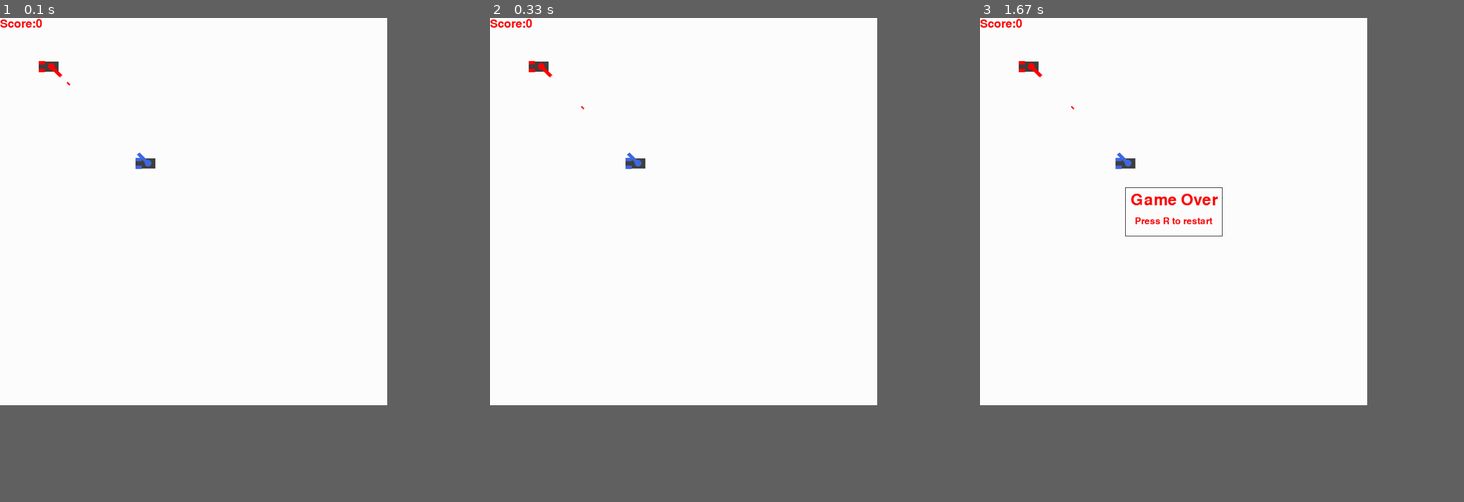
Above: before the commit, frames 1-3 (left to right).
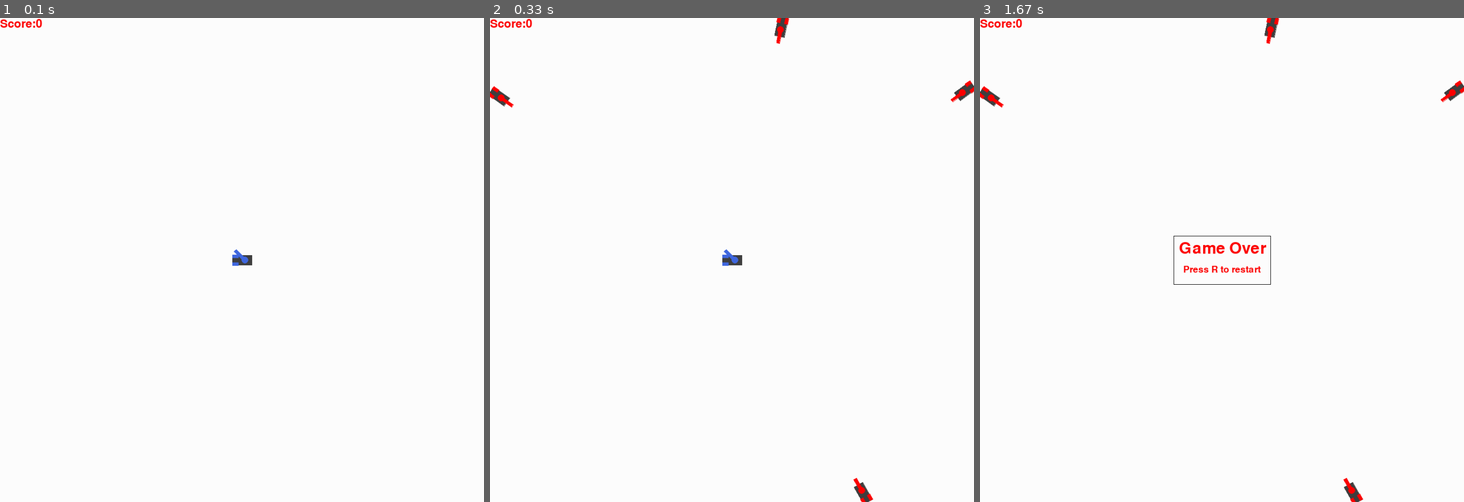
Above: after the commit, the same moments.

Repository: Servaretures/PyGame
Game: pygame game, started from Main.py
The game is run twice, just before and just after one commit, with the same random seed, the same clock (stepped at 60 frames per second) and the same inputs.
Inputs:
- Up to frame 1 (0.1 s): no input
- Up to frame 2 (0.33 s): no input
- Up to frame 3 (1.67 s): tap R at 0.33 s
In our replay, the window is 720x720 before the commit and 900x900 after it. These sizes can differ from the game's own. Grey fills any space a smaller window leaves; there, only what the larger window draws over its background counts as a difference.

The runs differ from the first frame. In frame 1, 0.3% of the frame differs, in the area x 8-53%, y 8-52%; in frame 2, 0.7%; in frame 3, 1.5%, in the area x 0-100%, y 0-100%.

Commit message:
Гра готов

Diff:
--- a/Controll.py
+++ b/Controll.py
@@ -42,8 +42,9 @@
         bul.transform.position = obj.ChildObjects[obj.Tower].transform.GlobalPos(obj)
         bul.transform.rotation = obj.ChildObjects[obj.Tower].transform.rotation
         bul.transform.position += Types.Vector2.Forward(bul.transform) * Types.Vector2(25,25)
+        bul.mesh.color = (0,255,0)
         window.AddObject(bul)
-        ColdDown_thread = threading.Thread(target=Types.ShootColdDown, args=(obj.ReloadSpeed,obj))
+        ColdDown_thread = threading.Thread(target=Types.ShootColdDown, args=(obj.ReloadSpeed,obj),daemon=True)
         ColdDown_thread.start()
         pass
 def AllControll(obj,window):
--- a/Draw.py
+++ b/Draw.py
@@ -21,8 +21,12 @@
 def DrawCircle(Surface,Transform,Mesh,color):
     pygame.draw.circle(Surface,color,Transform,Mesh)
 
-def DrawObjects(Surface,GameObjects):
+def DrawObjects(Window,GameObjects):
+    Surface = Window.Surfuse
     for gameObject in GameObjects:
+        if(gameObject.transform.position.x < 0 or gameObject.transform.position.y < 0 or gameObject.transform.position.y > Window.BorderY or
+                gameObject.transform.position.x > Window.BorderX):
+            continue
         if (type(gameObject.mesh.vertexes) == float):
             DrawCircle(Surface,gameObject.transform.position.ToArray() , gameObject.mesh.vertexes * gameObject.transform.scale.x,gameObject.mesh.color)
         else:
--- a/GameObjects.py
+++ b/GameObjects.py
@@ -13,7 +13,7 @@
         pass
 
 class Tank(GameObject):
-    def __init__(self,tag = "Tank",RotSpeed = 0.2,speed = 2 ,Color = (64,64,64),Color2 = (65,105,225),scale = Types.Vector2(1,1),ReloadSpeed = 1, Ai = None, AttackDistance = 200):
+    def __init__(self,tag = "Tank",RotSpeed = 0.15,speed = 3 ,Color = (64,64,64),Color2 = (65,105,225),scale = Types.Vector2(1,1),ReloadSpeed = 1, Ai = None, AttackDistance = 200):
         self.Tower = 3
         self.transform = Types.Transform(Types.Vector2(300,300),0,Types.Vector2(10,5)*scale)
         self.collider = Types.RectCollider(Types.MeshBox[0]*self.transform.scale,Types.MeshBox[2]*self.transform.scale,self)
@@ -50,6 +50,7 @@
         self.transform.position += Types.Vector2.Forward(self.transform) * Types.Vector2(self.speed,self.speed)
 class Blow(GameObject):
     def __init__(self,scale = Types.Vector2(7,7),Color = (255,0,0),Color2 = (255,255,0),Time = 0.7):
+        self.Tag= "Blow"
         self.Time = Time
         self.transform = Types.Transform(Types.Vector2(300, 300), 0, Types.Vector2(2, 2) * scale)
         self.collider = None
@@ -60,7 +61,7 @@
 
         self.ChildObjects = (CObj1,)
         self.MaxScale = [self.transform.scale, CObj1.transform.scale]
-        ColdDown_thread = threading.Thread(target=Types.BlowUp, args=(self,))
+        ColdDown_thread = threading.Thread(target=Types.BlowUp, args=(self,),daemon=True)
         ColdDown_thread.start()
 
     def Do(self,window = None):
--- a/Main.py
+++ b/Main.py
@@ -8,6 +8,7 @@
 from Types import *
 import Draw
 import  Controll
+import threading
 pygame.font.init()
 def GetAnswer():
     for event in pygame.event.get():
@@ -28,31 +29,38 @@
                 sys.exit()
 
 def Game():
-    NewGame = Window.window(800, 800)
 
+    NewGame = Window.window(1000, 1000)
+    pygame.display.set_caption('ТАНК')
+    Icon = pygame.image.load('ico.png')
+    pygame.display.set_icon(Icon)
 
-    obj = GameObjects.Tank(scale=Vector2(2, 2), tag="Hero")
+    obj = GameObjects.Tank(scale=Vector2(2, 2), tag="Hero",ReloadSpeed=0.2)
+    obj.transform.position = Vector2(NewGame.BorderX/2, NewGame.BorderY/2)
     NewGame.AddObject(obj)
+    #TestBot = GameObjects.Tank(scale=Vector2(2, 2), Color2=(255, 0, 0), Ai=obj, speed=0.003, AttackDistance=300,ReloadSpeed=3)
+    #TestBot.transform.position = Vector2(NewGame.BorderX/2, NewGame.BorderY/2)
+    #NewGame.AddObject(TestBot)
+    Destroy = False
+    ColdDown_thread = threading.Thread(target=NewGame.EnemySpawn, args=(obj,lambda :Destroy, ),daemon=True)
+    ColdDown_thread.start()
+    c = 0
+    while (not NewGame.End):
 
-    TestBot = GameObjects.Tank(scale=Vector2(2, 2), Color2=(255, 0, 0), Ai=obj, speed=0.003, AttackDistance=300,
-                               ReloadSpeed=3)
-    TestBot.transform.position = Vector2(100, 100)
-    NewGame.AddObject(TestBot)
-
-    # TestBlow = GameObjects.Blow(scale=Vector2(10,10))
-    # NewGame.AddObject(TestBlow)
-    ####Test
-    ####
-    while (not NewGame.End):
         NewGame.Update()
         Controll.AllControll(obj, NewGame)
         NewGame.ObjectsDo()
-        NewGame.UpdateCollider()
-        if(GetAnswer()):
+        if(c == 3):
+            NewGame.UpdateCollider()
+            c = 0
+        c+=1
+        if(GetAnswer() or NewGame.Score == 40):
             break
+    Destroy = True
     return NewGame
 while(True):
     End = Game()
+    str = "Game Over" if End.Score < 40 else "Win"
 
     pygame.draw.polygon(End.Surfuse,(255,255,255), ((End.BorderX/2-100,End.BorderY/2-50),(End.BorderX/2-100,End.BorderY/2+50),
                                               (End.BorderX/2+100,End.BorderY/2+50),(End.BorderX/2+100,End.BorderY/2-50)))
@@ -60,7 +68,7 @@
                         ((End.BorderX / 2 - 100, End.BorderY / 2 - 50), (End.BorderX / 2 - 100, End.BorderY / 2 + 50),
                          (End.BorderX / 2 + 100, End.BorderY / 2 + 50), (End.BorderX / 2 + 100, End.BorderY / 2 - 50)))
     f = pygame.font.Font(None, 48)
-    text = f.render('Game Over', True,
+    text = f.render(str, True,
                     (255, 0, 0))
     End.Surfuse.blit(text, (End.BorderX/2-89,End.BorderY/2-40))
 
--- a/Types.py
+++ b/Types.py
@@ -18,6 +18,7 @@
            EndSize = (FullScale * ((gameObject.Time) / (TimeTolIve - Calc)))
         gameObject.transform.scale = Vector2(EndSize,EndSize)
         time.sleep(0.1)
+
 
 class Vector2:
     def __init__(self,x,y):
@@ -113,12 +114,13 @@
         if(self.Myself.IsShootReady and Vector2.Distance(self.Myself.transform.position,self.Target.transform.position) < self.ShootDistance):
             obj = self.Myself
             bul = self.Bullet()
+            bul.Tag = "EnBullet"
             bul.transform.position = obj.ChildObjects[obj.Tower].transform.GlobalPos(obj)
             bul.transform.rotation = obj.ChildObjects[obj.Tower].transform.rotation
             bul.transform.position += Vector2.Forward(bul.transform) * Vector2(25, 25)
             window.AddObject(bul)
             self.Myself.IsShootReady = False
-            ColdDown_thread = threading.Thread(target=ShootColdDown, args=(obj.ReloadSpeed, obj))
+            ColdDown_thread = threading.Thread(target=ShootColdDown, args=(obj.ReloadSpeed, obj),daemon=True)
             ColdDown_thread.start()
 class Transform:
     def __init__(self,position,rotation,scale):
--- a/Window.py
+++ b/Window.py
@@ -2,9 +2,11 @@
 import Draw
 import GameObjects
 import Types
+import  time
+import  random
 class window:
 
-    def __init__(self, borderX = 600, borderY = 600, fpsRate = 60, DeleteBorder = 10):
+    def __init__(self, borderX = 600, borderY = 600, fpsRate = 60, DeleteBorder = 10,EnemySpawnTime = 5):
         pygame.init()
         pygame.font.init()
         self.DeleteBorder = DeleteBorder
@@ -17,6 +19,7 @@
         self.GameObjects = []
         self.Score = 0
         self.End = False
+        self.EnemySpawnTime = EnemySpawnTime
     def ShowScore(self):
         f = pygame.font.Font(None,36)
         text = f.render('Score:' + str(self.Score), True,
@@ -25,9 +28,10 @@
     def Update(self):
         pygame.event.get()
         self.Surfuse.fill(Draw.WHITE)
-        Draw.DrawObjects(self.Surfuse,self.GameObjects)
+        Draw.DrawObjects(self,self.GameObjects)
         self.ShowScore()
         pygame.display.update()
+        print(self.clock.get_fps())
         self.clock.tick(self.FpsRate)
     def AddObject(self,GameObject):
         self.GameObjects.append(GameObject)
@@ -43,7 +47,7 @@
     def UpdateCollider(self):
         for x in self.GameObjects:
             for y in self.GameObjects:
-                if(y != x and x.collider != None and y.collider != None and x.collider.isCollide(y.collider) and (x.Tag == "Bullet" or y.Tag == "Bullet")):
+                if(((y.Tag == "EnBullet" and x.Tag =="Hero") or (y.Tag == "Bullet" and x.Tag =="Tank")) and x.collider.isCollide(y.collider)):
                     Blow = GameObjects.Blow(scale=Types.Vector2(10, 10))
                     Blow.transform.position = x.transform.position
                     self.AddObject(Blow)
@@ -53,3 +57,29 @@
                         self.Score += 1
                     if(x.Tag == "Hero" or y.Tag == "Hero"):
                         self.End = True
+
+    def EnemySpawn(self,Hero,Destory):
+        c = 1
+        x = self.BorderX + self.DeleteBorder
+        y = self.BorderY + self.DeleteBorder
+        _xy = -self.DeleteBorder
+        while True:
+            #or c == 5
+            if(Destory() or c == 5):
+                break
+            print(c)
+            for t in range(0,c):
+                TestBot = GameObjects.Tank(scale=Types.Vector2(2, 2), Color2=(255, 0, 0), Ai=Hero, speed=0.003,AttackDistance=300,ReloadSpeed=3)
+                TestBot.transform.position = Types.Vector2(x,random.randint(_xy,y) )
+                self.AddObject(TestBot)
+                TestBot = GameObjects.Tank(scale=Types.Vector2(2, 2), Color2=(255, 0, 0), Ai=Hero, speed=0.003,AttackDistance=300, ReloadSpeed=3)
+                TestBot.transform.position = Types.Vector2(random.randint(_xy,x),y)
+                self.AddObject(TestBot)
+                TestBot = GameObjects.Tank(scale=Types.Vector2(2, 2), Color2=(255, 0, 0), Ai=Hero, speed=0.003,AttackDistance=300, ReloadSpeed=3)
+                TestBot.transform.position = Types.Vector2(_xy,random.randint(_xy,y))
+                self.AddObject(TestBot)
+                TestBot = GameObjects.Tank(scale=Types.Vector2(2, 2), Color2=(255, 0, 0), Ai=Hero, speed=0.003,AttackDistance=300, ReloadSpeed=3)
+                TestBot.transform.position = Types.Vector2(random.randint(_xy,x),_xy)
+                self.AddObject(TestBot)
+            c+=1
+            time.sleep(self.EnemySpawnTime)
Binary file added: ico.png
